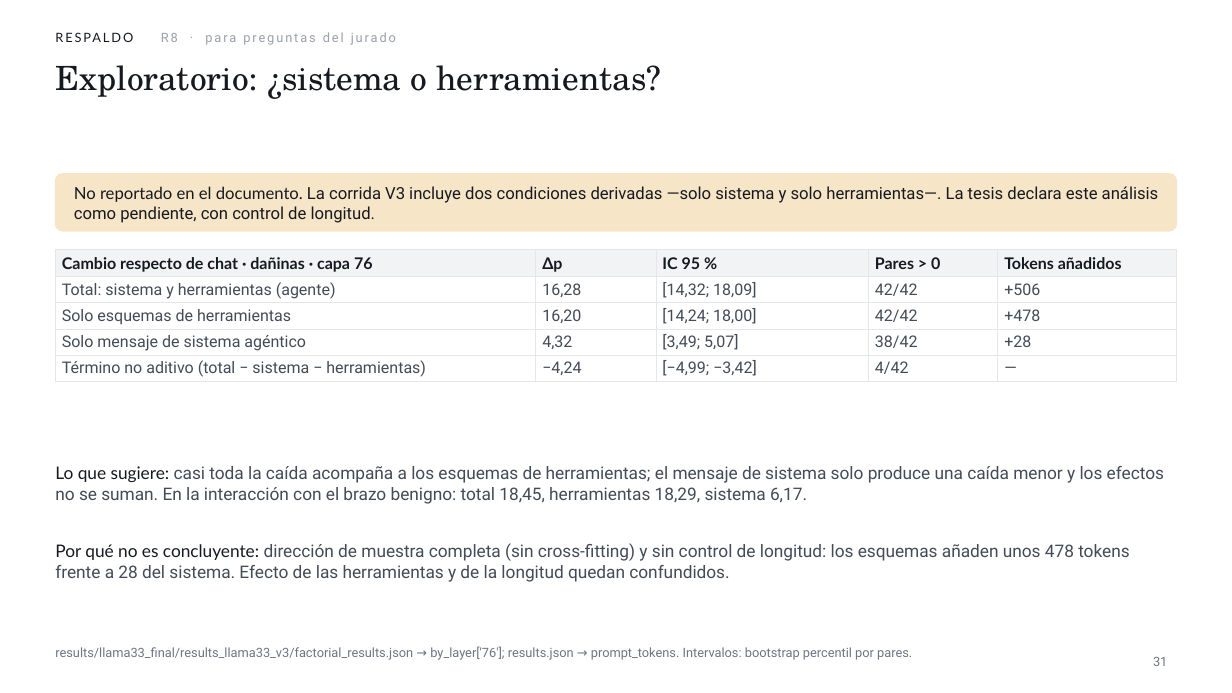
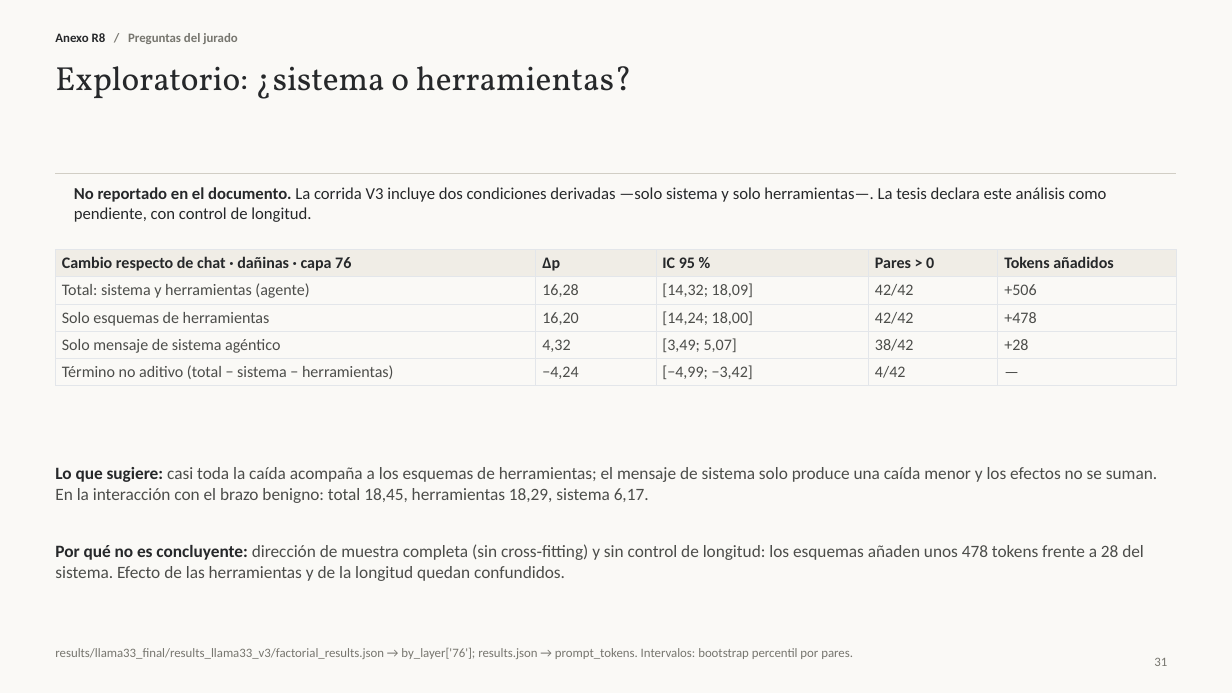
Before and after one commit to JEstebanBav/agentic-safety-probe, a slide deck: slide 31 of docs/sustentacion/Sustentacion_Espitia_Leiva.pptx. Drawn at 1232x693 pixels with LibreOffice and Linux fonts; fonts in the diff are those of the drawing. Boxes give left, top, right and bottom in pixels: in the first picture for what was removed or moved away, otherwise in the second. Text is boxed around its words. In the diff, an @@ line names an element or a change of style, - is before the commit and + after.

```diff
--- a/docs/sustentacion/Sustentacion_Espitia_Leiva.pptx
+++ b/docs/sustentacion/Sustentacion_Espitia_Leiva.pptx
@@ background #FFFFFF to #FAF9F6 @@
@@ title "Exploratorio: ¿sistema o herramientas?" at box(55, 66, 632, 99): font TeX Gyre Schola to Vollkorn, text colour #161A20 to #26282A @@
@@ text at box(55, 33, 237, 44): text changed; font Roboto to Calibri; text colour #9AA1AA to #77766F; bold on @@
-RESPALDO R8 · para preguntas del jurado
+Anexo R8 / Preguntas del jurado
@@ rounded rectangle removed at box(55, 174, 1177, 231) @@
@@ line added from (55, 174) to (1177, 174), #D1CEC5 0.65 pt @@
@@ text "No reportado en el documento. ..." at box(74, 187, 1107, 222): font Lato to Calibri, bold on in "No reportado en el documento."; font Roboto to Calibri in "La corrida V3 incluye dos condiciones derivadas ..."; text colour #161A20 to #26282A @@
@@ table at box(55, 250, 1177, 383) @@
@@ fill #F1F3F5 to #F0EDE6 in row 1 @@
@@ font Lato to Calibri, text colour #161A20 to #26282A in "Cambio respecto de chat · dañinas · ...", "Δp", "IC 95 %", "Pares > 0" and 1 more places @@
@@ font Roboto to Calibri, text colour #434B57 to #4C4D4A in "Total: sistema y herramientas (agente)", "16,28", "[14,32; 18,09]", "42/42" and 16 more places @@
@@ text "Lo que sugiere: casi toda ..." at box(55, 467, 1157, 503): font Lato to Calibri, text colour #161A20 to #26282A, bold on in "Lo que sugiere:"; font Roboto to Calibri, text colour #434B57 to #4C4D4A @@
@@ text "Por qué no es concluyente: ..." at box(55, 544, 1144, 581): font Lato to Calibri, text colour #161A20 to #26282A, bold on in "Por qué no es concluyente:"; font Roboto to Calibri, text colour #434B57 to #4C4D4A in "dirección de muestra completa (sin cross‑fitting) y ..." @@
@@ text "results/llama33_final/results_llama33_v3/factorial_results.j ..." at box(55, 648, 853, 659): font Roboto to Calibri, text colour #6E7682 to #77766F @@
@@ page number at box(1154, 658, 1167, 666): font Roboto to Calibri, text colour #6E7682 to #77766F @@
```
Also in this commit, not shown: 31 other slides changed, 4 slides added, 3 slides removed, 21 other files.
